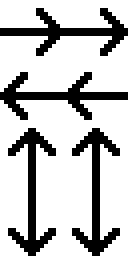
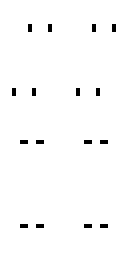
The second w=128, h=256 image is a revision of the first. Changes to its layers:
hid "Layer", painted on it over [0, 8, 128, 256]
showed "g-red.png", painted on it over [4, 8, 124, 252]
